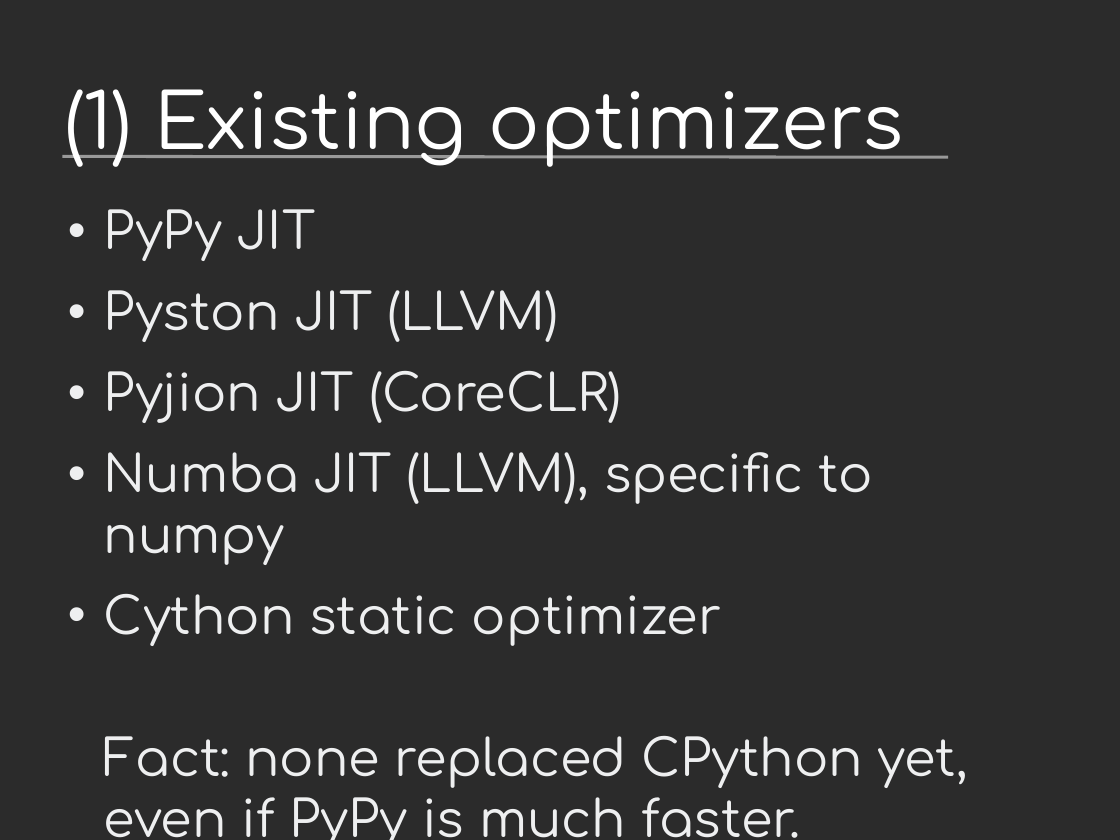
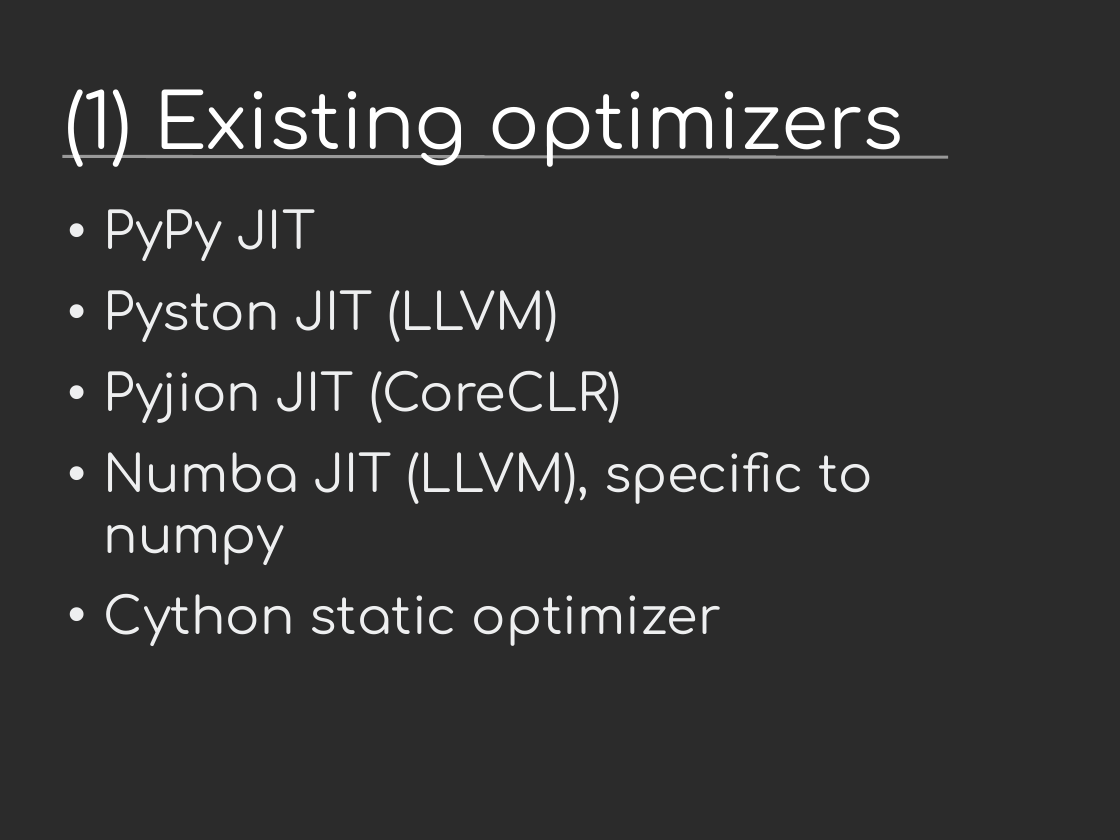
Before and after one commit to vstinner/talks, a slide deck: slide 5 of 2016-FOSDEM/fat_python.odp. Drawn at 1120x840 pixels with LibreOffice and Linux fonts; fonts in the diff are those of the drawing; background and template pictures are left out; a plain dark background stands for a picture behind light text. Boxes give left, top, right and bottom in pixels: in the first picture for what was removed or moved away, otherwise in the second. Text is boxed around its words. In the diff, an @@ line names an element or a change of style, - is before the commit and + after.

```diff
--- a/2016-FOSDEM/fat_python.odp
+++ b/2016-FOSDEM/fat_python.odp
@@ text at (x1=104, y1=736, x2=968, y2=840): paragraph removed @@
-Fact: none replaced CPython yet, even if PyPy is much faster.
```
Also in this commit, not shown: 8 other slides changed, 6 slides added, 2 slides removed.
